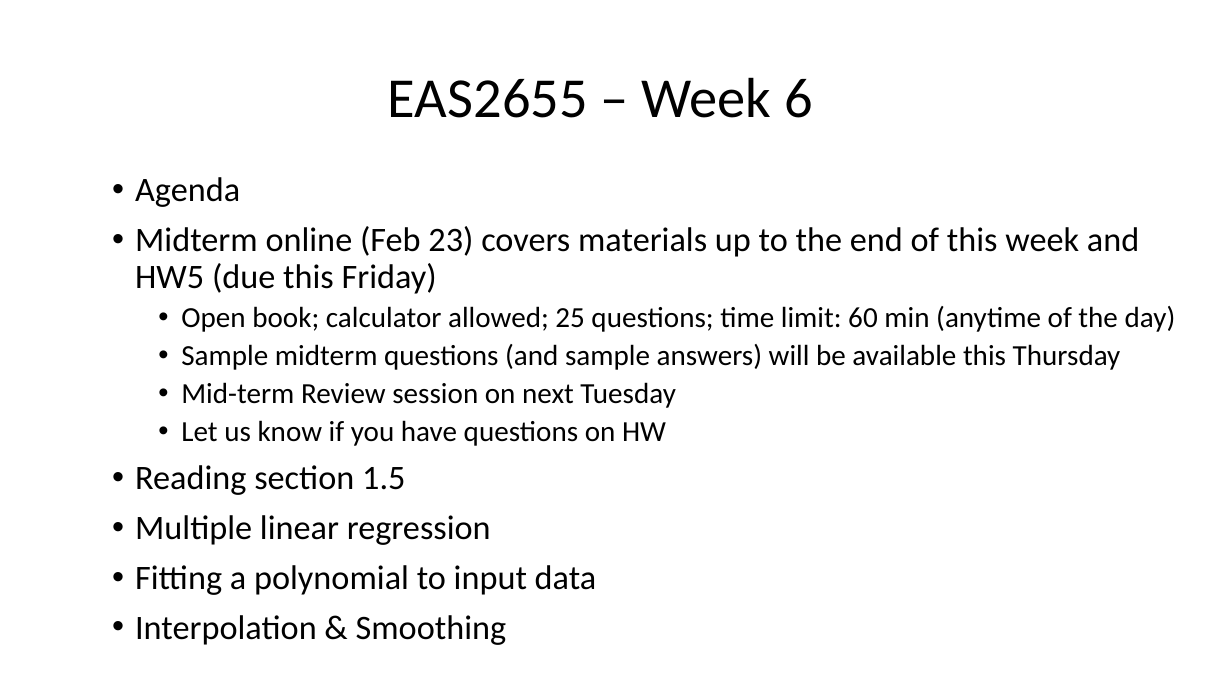
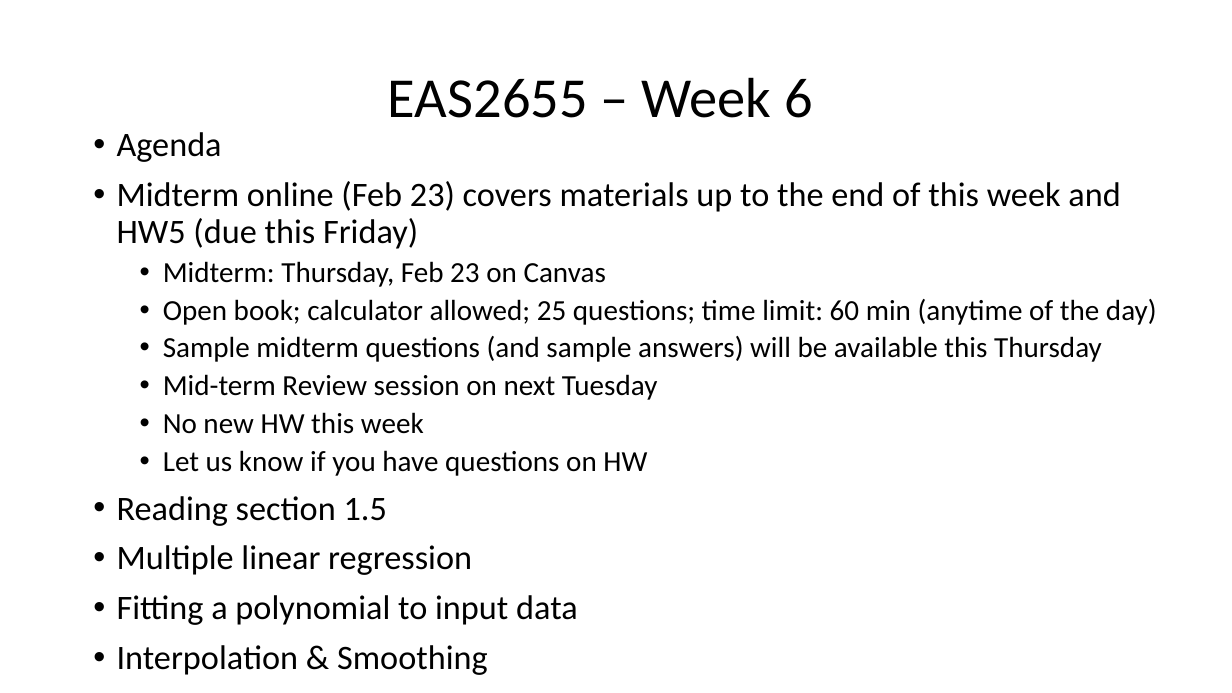
Before and after one commit to pengfeiliu371/EAS2655_S2023, a slide deck: slide 1 of slides/Week6.pptx. Drawn at 1232x693 pixels with LibreOffice and Linux fonts; fonts in the diff are those of the drawing. Boxes give left, top, right and bottom in pixels: in the first picture for what was removed or moved away, otherwise in the second. Text is boxed around its words. In the diff, an @@ line names an element or a change of style, - is before the commit and + after.

Commit message:
update week6

```diff
--- a/slides/Week6.pptx
+++ b/slides/Week6.pptx
@@ text "Agenda": place and size @@
-text "Agenda" at <box>135,177,1176,645</box>
+text "Agenda" at <box>117,132,1157,625</box>
@@ text at <box>163,261,606,287</box>: paragraph added @@
+  • Midterm: Thursday, Feb 23 on Canvas
@@ text at <box>163,412,424,434</box>: paragraph added @@
+  • No new HW this week
```
Also in this commit, not shown: 1 other file.
